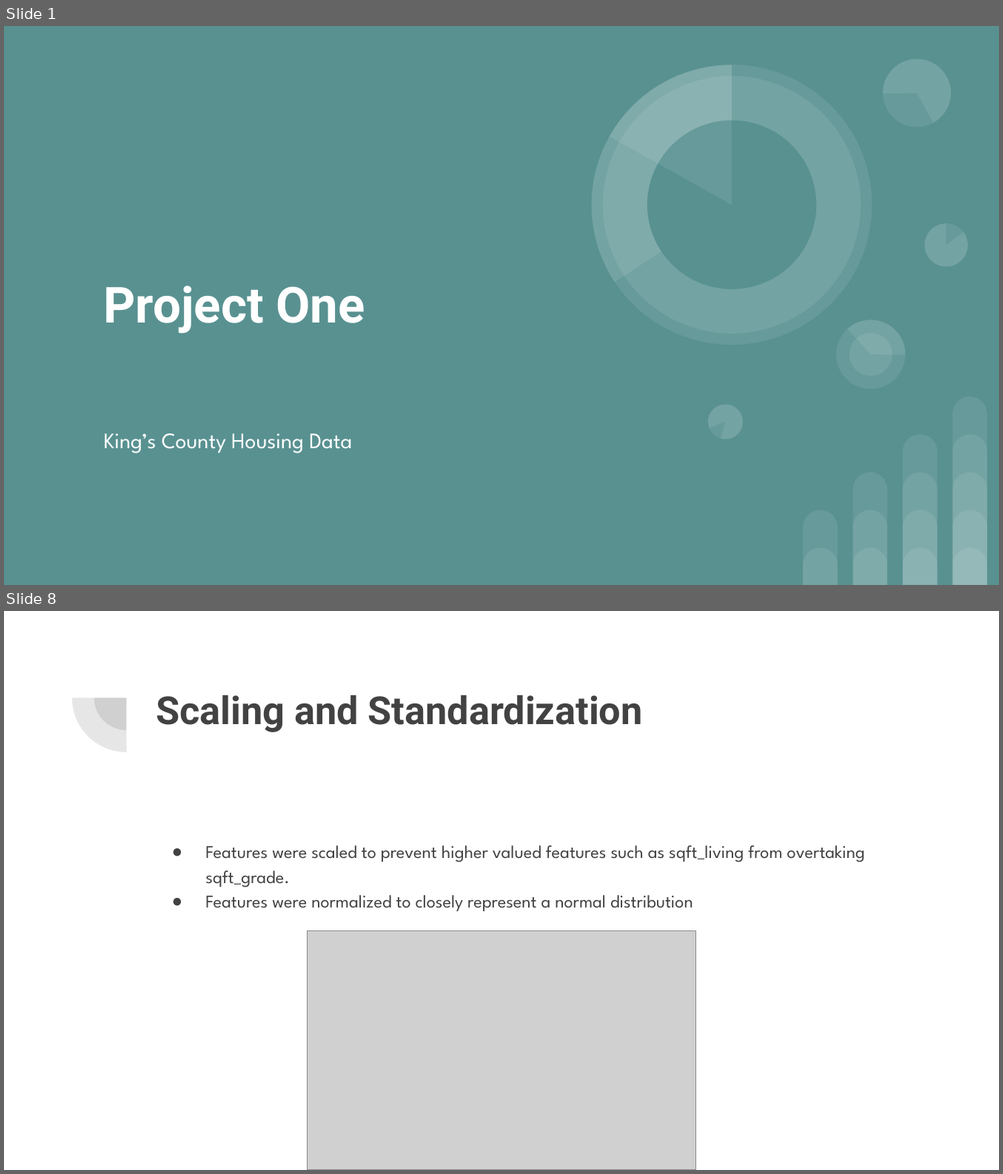
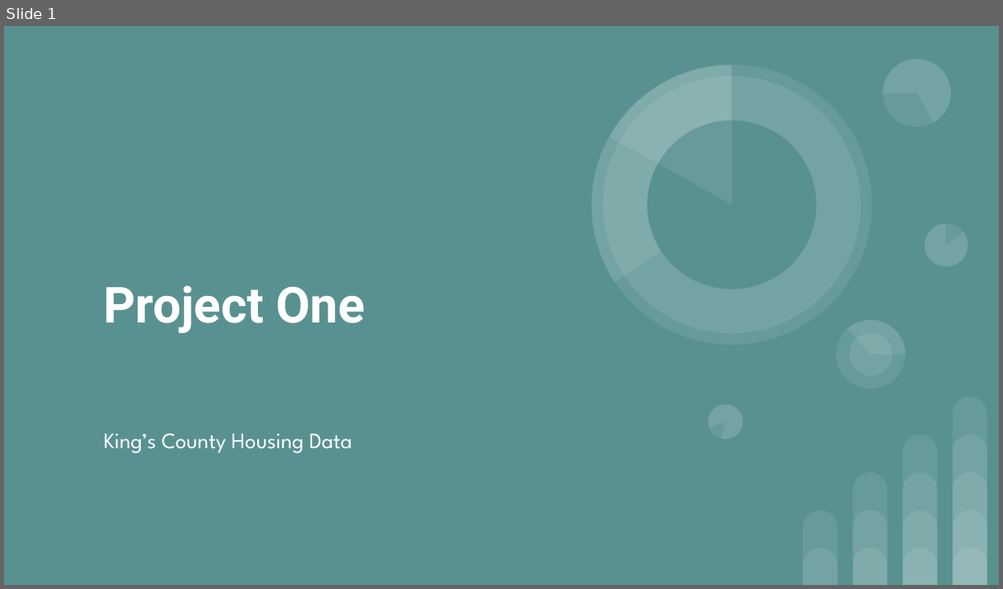
Before and after one commit to learn-co-students/dsc-1-final-project-online-ds-pt-100118, a slide deck: Project One.pptx. Shown one above the other, each under a label of ours: slides 1 and 8 before the commit, slide 1 after it; the slides between them are not shown. The pictures are 1003x1174 and 1003x589 pixels, drawn with LibreOffice and Linux fonts; fonts in the diff are those of the drawing; grey boxes stand for pictures. Boxes give left, top, right and bottom in pixels: in the first picture for what was removed or moved away, otherwise in the second. Text is boxed around its words. In the diff, an @@ line names an element or a change of style, - is before the commit and + after.

```diff
--- a/Project One.pptx
+++ b/Project One.pptx
@@ slide 8 removed at <box>4,611,999,1170</box>, background #FFFFFF @@
@@ pie slice (boxed as its full ellipse) removed at <box>71,644,180,752</box> @@
@@ pie slice (boxed as its full ellipse) removed at <box>94,666,159,730</box> @@
@@ title removed at <box>156,695,643,732</box> @@
-Scaling and Standardization
@@ text removed at <box>205,846,865,911</box> @@
-● Features were scaled to prevent higher valued features such as sqft_living from overtaking sqft_grade.
-● Features were normalized to closely represent a normal distribution
@@ picture removed at <box>307,931,696,1170</box> @@
```
Also in this commit, not shown: 6 slides added, 10 other slides removed, 1 other file.
